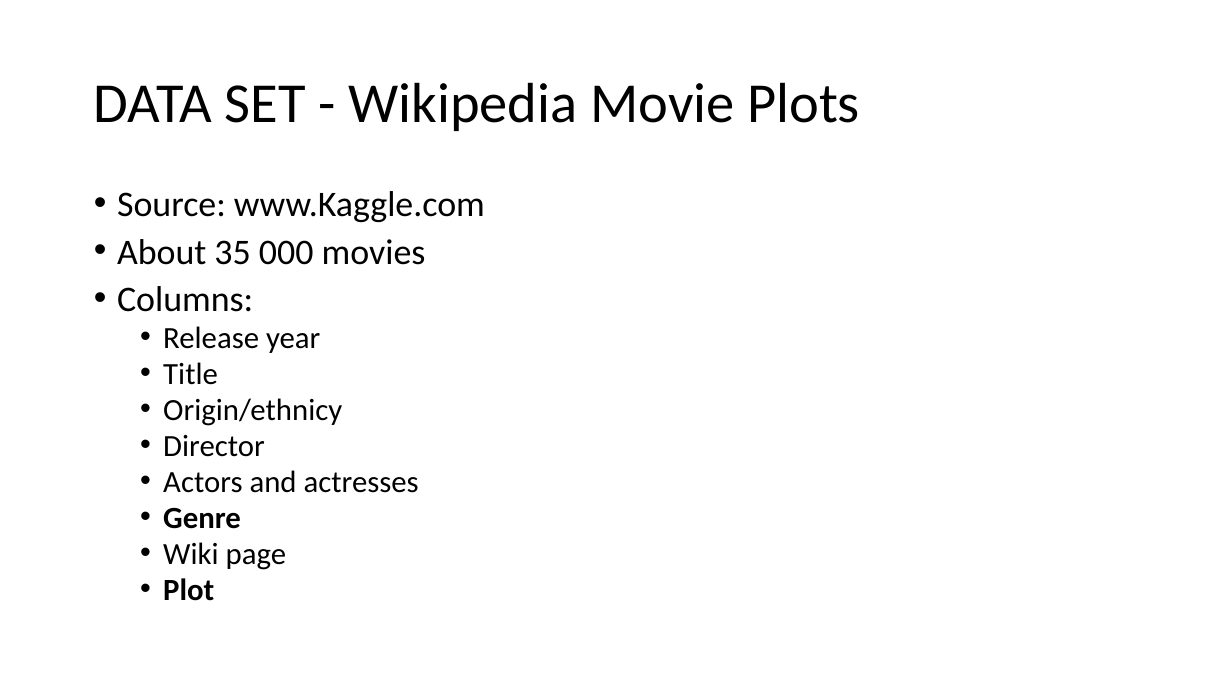
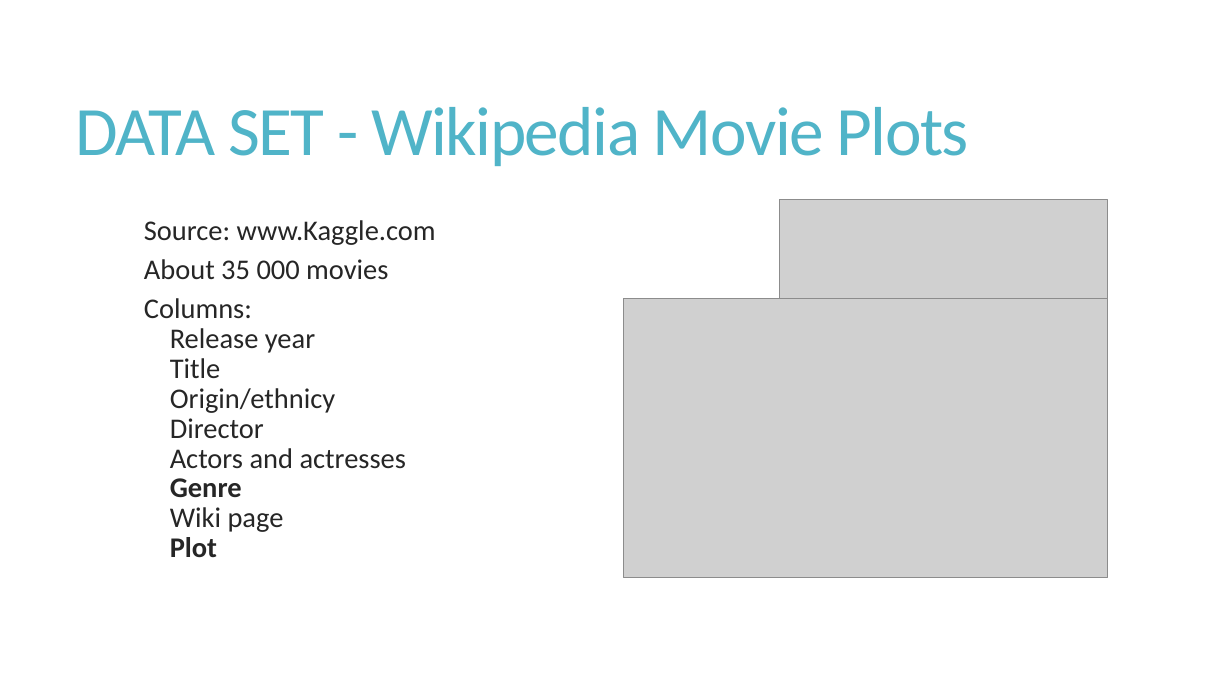
Before and after one commit to bwaszkiewicz/MoviePlots, a slide deck: slide 2 of Documentation/ANG/BIAI_presentation.pptx. Drawn at 1232x693 pixels with LibreOffice and Linux fonts; fonts in the diff are those of the drawing; grey boxes stand for pictures. Boxes give left, top, right and bottom in pixels: in the first picture for what was removed or moved away, otherwise in the second. Text is boxed around its words. In the diff, an @@ line names an element or a change of style, - is before the commit and + after.

```diff
--- a/Documentation/ANG/BIAI_presentation.pptx
+++ b/Documentation/ANG/BIAI_presentation.pptx
@@ title "DATA SET - Wikipedia Movie ...": place and size @@
-title "DATA SET - Wikipedia Movie ..." at [94, 82, 860, 131]
+title "DATA SET - Wikipedia Movie ..." at [76, 107, 969, 166]
@@ title "DATA SET - Wikipedia Movie ..." at [76, 107, 969, 166]: size 44 to 54 pt, text colour #000000 to #50B4C8, letter spacing 0 to -1.2 pt; line spacing 0.9 to 0.85 @@
@@ picture added at [780, 200, 1108, 299] @@
@@ text "Source: www.Kaggle.com": place and size @@
-text "Source: www.Kaggle.com" at [117, 191, 485, 601]
+text "Source: www.Kaggle.com" at [144, 220, 436, 557]
@@ text "Source: www.Kaggle.com" at [144, 220, 436, 557]: size 28 to 22.2 pt in "Source: www.Kaggle.com", "About 35 000 movies", "Columns:"; text colour #000000 to #262626; size 24 to 22.2 pt in "Release year", "Title", "Origin/ethnicy", "Director" and 4 more places; bullet • to  ; line spacing 0.8 to 0.65; more space between paragraphs @@
@@ picture added at [624, 299, 1108, 579] @@
```
Also in this commit, not shown: 2 other slides changed, 7 slides added, 1 slide removed.
